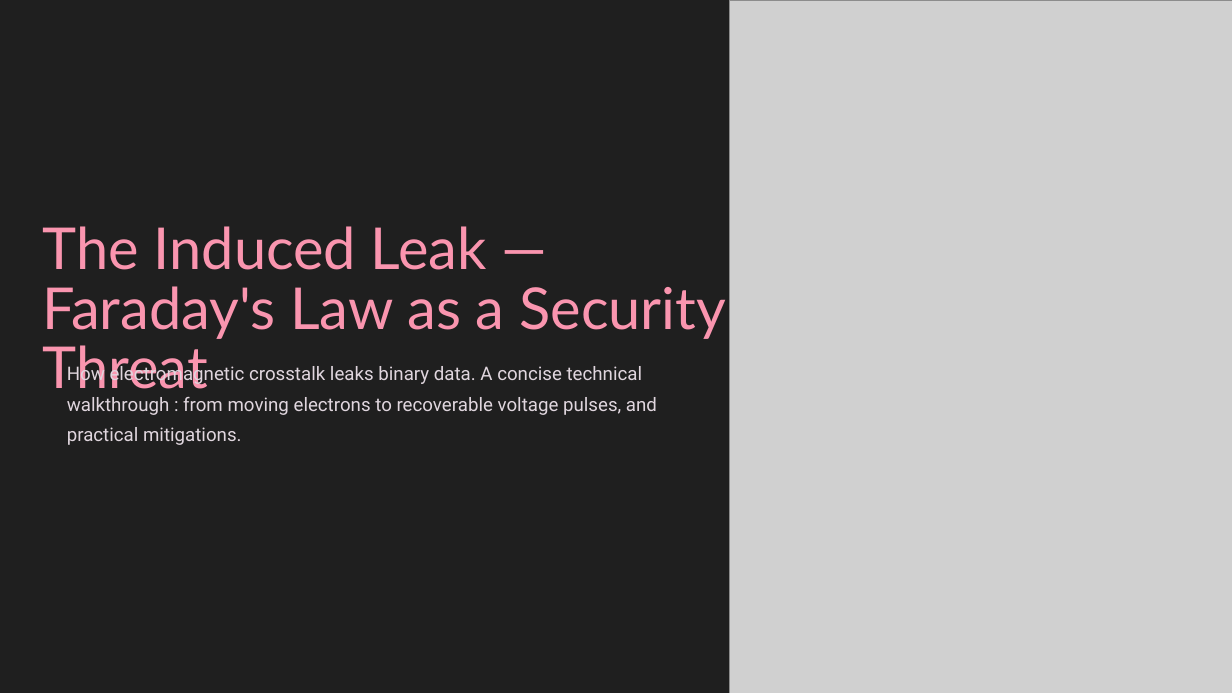
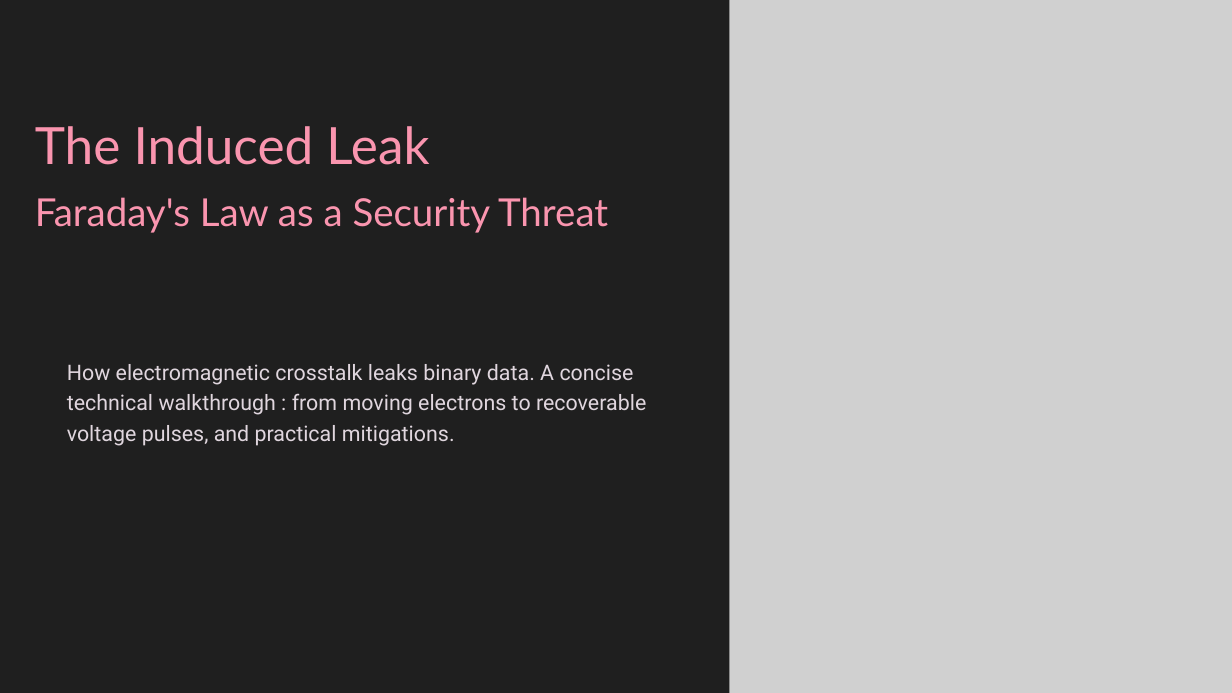
Before and after one commit to alaa1eddine2/OOE-Virtual-Lab., a slide deck: slide 1 of models/induced-leak-P3/The-Induced-Leak-Faradays-Law-as-a-Security-Threat.pptx. Drawn at 1232x693 pixels with LibreOffice and Linux fonts; fonts in the diff are those of the drawing; grey boxes stand for pictures; background and template pictures are left out. Boxes give left, top, right and bottom in pixels: in the first picture for what was removed or moved away, otherwise in the second. Text is boxed around its words. In the diff, an @@ line names an element or a change of style, - is before the commit and + after.

```diff
--- a/models/induced-leak-P3/The-Induced-Leak-Faradays-Law-as-a-Security-Threat.pptx
+++ b/models/induced-leak-P3/The-Induced-Leak-Faradays-Law-as-a-Security-Threat.pptx
@@ text at <box>35,126,608,233</box>: text changed; size 54 to 36 pt @@
-The Induced Leak — Faraday's Law as a Security Threat
+The Induced Leak
+Faraday's Law as a Security Threat
@@ text "How electromagnetic crosstalk leaks binary ..." at <box>67,364,646,446</box>: size 17.5 to 20 pt @@
```
Also in this commit, not shown: 3 other slides changed.
